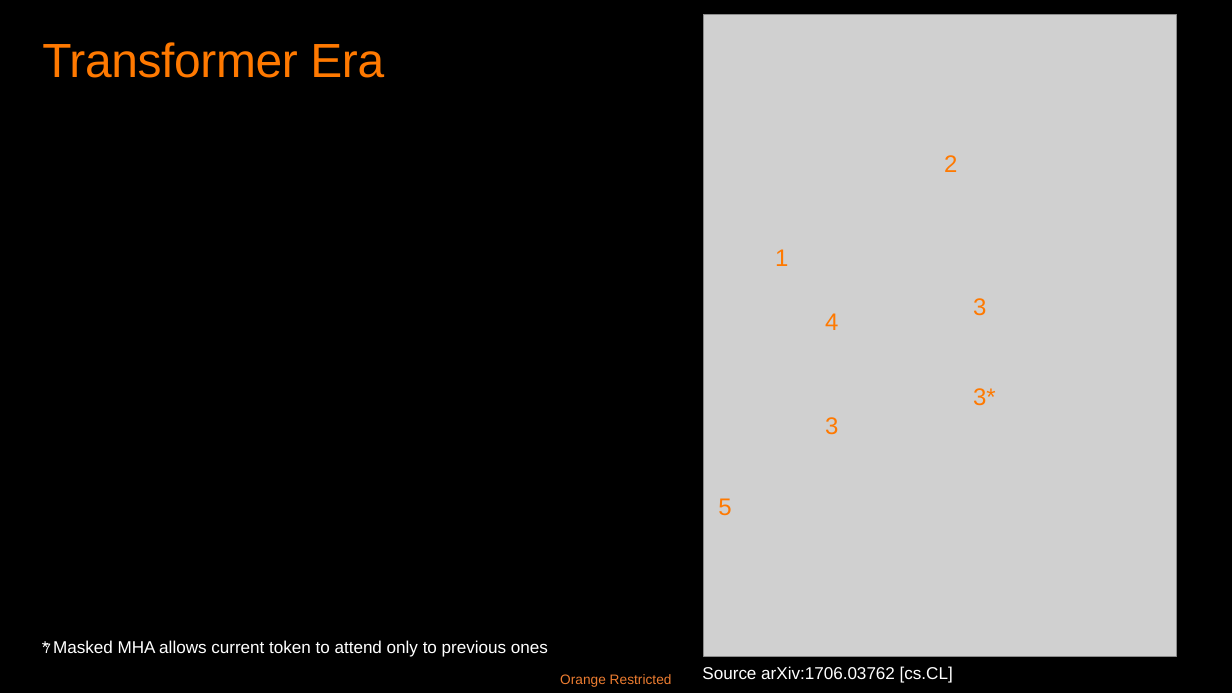
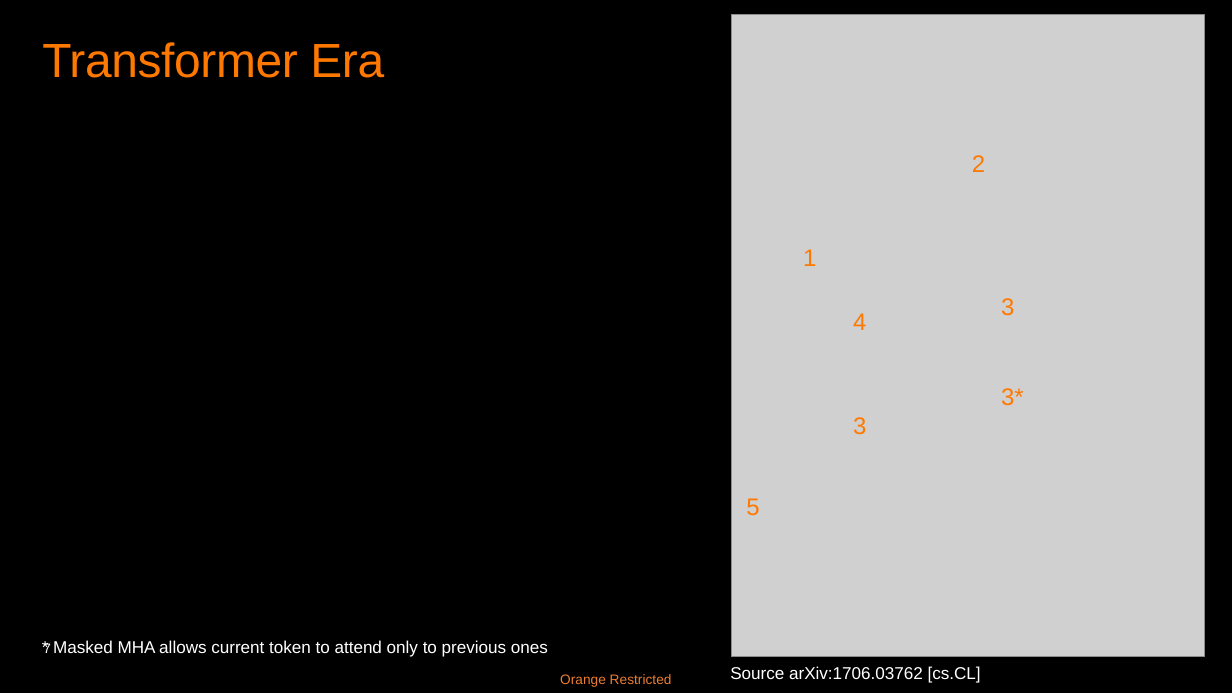
Before and after one commit to basavyr/peft-training, a slide deck: slide 7 of presentation/LORA-RPoenaru.pptx. Drawn at 1232x693 pixels with LibreOffice and Linux fonts; fonts in the diff are those of the drawing; grey boxes stand for pictures. Boxes give left, top, right and bottom in pixels: in the first picture for what was removed or moved away, otherwise in the second. Text is boxed around its words. In the diff, an @@ line names an element or a change of style, - is before the commit and + after.

```diff
--- a/presentation/LORA-RPoenaru.pptx
+++ b/presentation/LORA-RPoenaru.pptx
@@ 8 texts, 1 picture: place and size @@
-8 texts, 1 picture at (702,15,1177,683)
+8 texts, 1 picture at (730,15,1205,683)
```
Also in this commit, not shown: 5 slides added.
